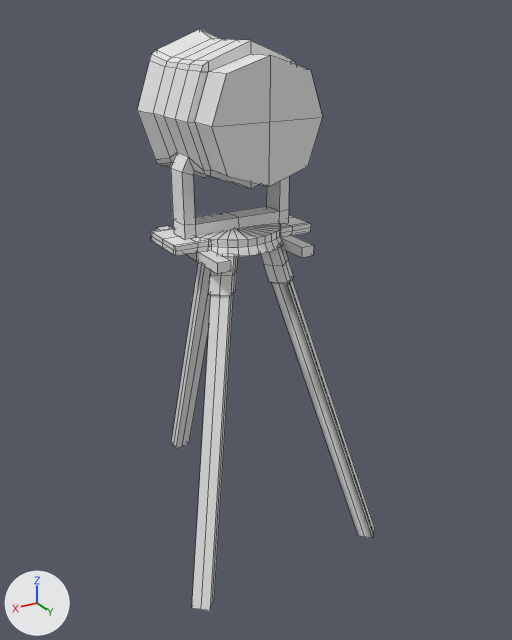
One commit to the FBX model GGJ2021/Assets/Objects/WorkLight_1.fbx: the scene before it, then after it.
Camera for both pictures: a 50 mm lens placed at (6.87, 12.4, 4.02), pointed at (-0.47, 0.18, -2.09). Every picture has the same lights, and +X, +Y and +Z are marked at lower left. Mesh edges are drawn as thin lines. Where no turn or scale is listed for an object, it has been applied to the vertices.

Names of what the first picture shows: 'LightStand', 'TriPod', 'WorkLight'.
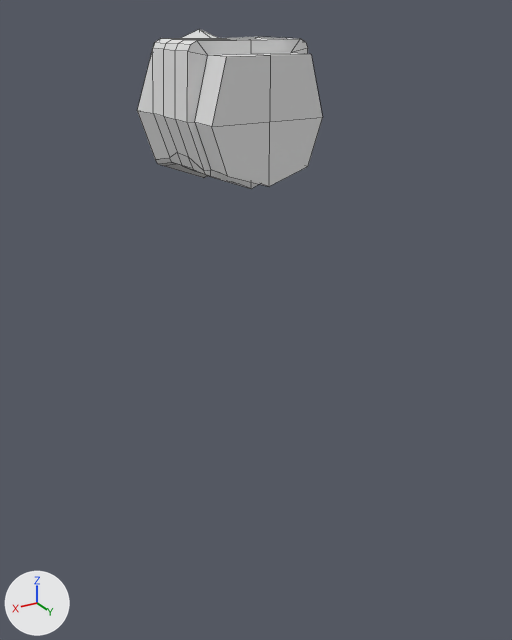
The newer file is also turned or shifted as a whole; pictures and numbers use the older file's frame.

Pixel boxes (x1, y1, x2, y2) of what changed, in the pictures (512 x 640 px; the box of a moved part takes in the faces that stretch with it):
'WorkLight', reshaped (24% shorter): before (137, 29, 322, 239); after (137, 29, 322, 189)
'TriPod', deleted: before (171, 222, 375, 611)
'LightStand', deleted: before (150, 215, 314, 274)
part 1 of me_cube_003, moved or reshaped: (137, 29, 270, 127) in both
part 2 of me_cube_003, cut back: before (171, 153, 289, 239); after (177, 153, 194, 170)
part 3 of me_cube_003, moved or reshaped: (201, 30, 322, 122) in both

Diff of the bpy script that builds the scene:
```diff
--- a/GGJ2021/Assets/Objects/WorkLight_1.fbx.py
+++ b/GGJ2021/Assets/Objects/WorkLight_1.fbx.py
@@ me_cube_003 @@
 # used by ob_worklight; location = (0.0, 0.0, 0.0); rotation_euler = (-3.142, 0.0, 0.0), in degrees (-180, 0, 0); scale = (-1.0, -1.0, -1.0)
 # verts and faces of me_cube_003; kept vertices keep their numbers, new ones are numbered from 142
 # before: 3 (-0.96, 0.77, 3.22) at pixel (202, 65), 5 (-0.96, -0.72, 3.22) at pixel (166, 61), 9 (-0.96, -0.23, 3.22) at pixel (177, 62), 19 (-0.96, 0.27, 3.22) at pixel (189, 64), 22 (-1.0, 0.77, 3.12) at pixel (200, 71)
 # before: 25 (-0.86, 1.42, 3.12) at pixel (226, 73), 26 (-1.0, -0.23, 3.12) at pixel (176, 68), 34 (-0.86, 0.77, 3.28) at pixel (208, 61), 36 (-0.86, -0.23, 3.28) at pixel (182, 58), 40 (-0.86, 0.77, 3.12) at pixel (208, 71)
 # before: 45 (-1.0, -0.72, 3.12) at pixel (165, 66), 48 (-0.86, -0.72, 3.28) at pixel (171, 57), 51 (-1.0, 0.27, 3.12) at pixel (188, 70), 54 (-0.86, 0.27, 3.28) at pixel (195, 60)
 # before: 74 (0.96, 0.77, 3.22) at pixel (295, 62), 76 (0.96, -0.72, 3.22), 80 (0.96, -0.23, 3.22), 89 (0.96, 0.27, 3.22), 92 (1.0, 0.77, 3.12)
 # before: 95 (0.86, 1.42, 3.12) at pixel (310, 70), 97 (1.0, -0.23, 3.12), 107 (0.86, 0.77, 3.28) at pixel (290, 58), 109 (0.86, -0.23, 3.28), 113 (0.86, 0.77, 3.12)
 # before: 118 (1.0, -0.72, 3.12), 121 (0.86, -0.72, 3.28), 126 (1.0, 0.27, 3.12), 129 (0.86, 0.27, 3.28)
-me_cube_003.from_pydata(...)  # 142 vertices, 142 faces; spans x -1.42..1.42, y -1.23..1.42, z 0.01..3.76
+me_cube_003.from_pydata(...)  # 114 vertices, 112 faces; spans x -1.42..1.42, y -1.23..1.42, z 0.81..3.76
+# me_cube_003 part 1
+for i in [3, 5, 9, 19]: verts[i] += (-0.23, 0.0, 0.34)
+for i in [22, 26, 45, 51]: verts[i] += (-0.24, 0.0, 0.34)
+for i in [34, 36, 48, 54]: verts[i] += (-0.2, 0.0, 0.34)
+verts[25] = (-0.86, 1.42, 3.39)  # moved, pixel (226, 56)
+verts[40] = (-0.86, 0.77, 3.39)  # moved, pixel (207, 55)
+# me_cube_003 part 2
+# 28 vertices are removed from x -1.21..1.21, y -0.23..0.27, z 0.01..1.31
+# 32 faces are deleted
+# 2 new faces join them
+# me_cube_003 part 3
+for i in [74, 76, 80, 89]: verts[i] += (0.23, 0.0, 0.34)
+for i in [92, 97, 118, 126]: verts[i] += (0.24, 0.0, 0.34)
+for i in [107, 109, 121, 129]: verts[i] += (0.2, 0.0, 0.34)
+verts[95] = (0.86, 1.42, 3.39)  # moved, pixel (311, 54)
+verts[113] = (0.86, 0.77, 3.39)  # moved, pixel (290, 52)
 me_cube_003.materials.append(mat_material_001)
@@ ob_lightstand @@
-ob_lightstand = bpy.data.objects.new('LightStand', me_cube_004)
-ob_lightstand.location = (0.0, 0.0, -0.08)
@@ ob_tripod @@
-ob_tripod = bpy.data.objects.new('TriPod', me_cylinder_003)
-ob_tripod.location = (0.0, 0.0, 0.0)
-ob_tripod.rotation_euler = (-3.142, 0.0, 0.0)  # degrees (-180, 0, 0)
-ob_tripod.scale = (-1.0, -1.0, -1.0)
```
